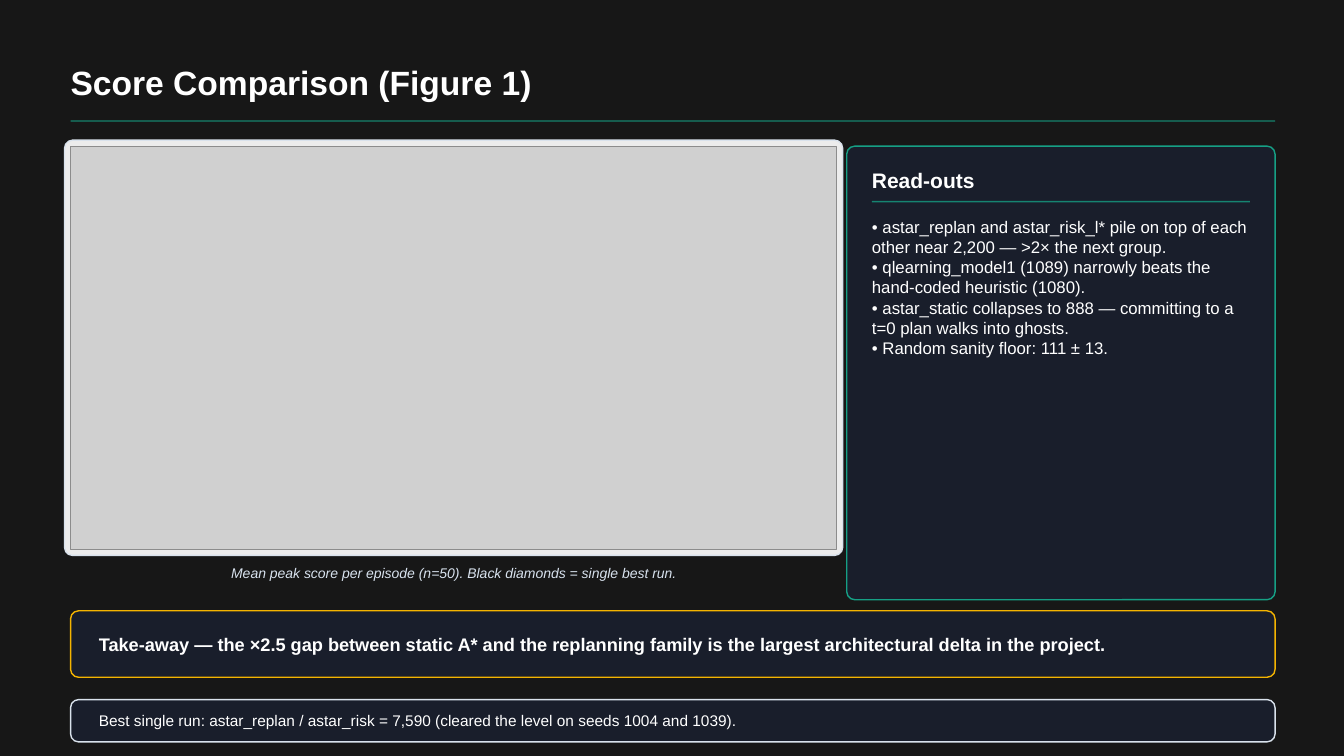
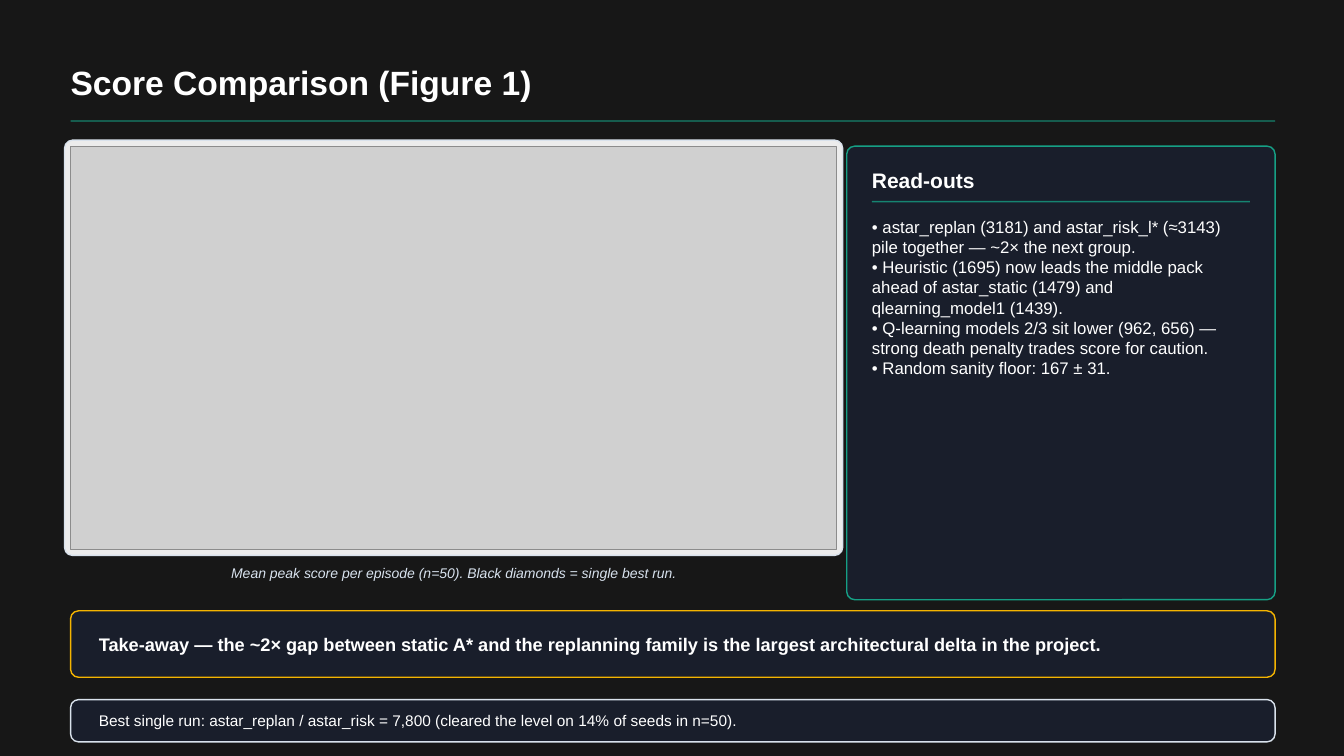
Before and after one commit to RichardFeng000/cs520-project, a slide deck: slide 4 of final_ppt/pacman_rl_final.pptx. Drawn at 1344x756 pixels with LibreOffice and Linux fonts; fonts in the diff are those of the drawing; grey boxes stand for pictures; background and template pictures are left out; a plain dark background stands for a picture behind light text. Boxes give left, top, right and bottom in pixels: in the first picture for what was removed or moved away, otherwise in the second. Text is boxed around its words. In the diff, an @@ line names an element or a change of style, - is before the commit and + after.

Commit message:
refresh final deck with notebook figures and updated stats
- swap fig01/03/05/07 in pacman_rl_final.pptx for the PNGs rendered
  inline by monte_carlo_analysis.ipynb after the per-agent death-policy
  re-eval (n=50, seed=1000)
- update headline numbers in build_ppt.js (mean scores, hazard ratios,
  best run, TTF) to match the new summary_n50_seed1000.json
- check the regenerated notebooks/figures/ PNGs into the repo

```diff
--- a/final_ppt/pacman_rl_final.pptx
+++ b/final_ppt/pacman_rl_final.pptx
@@ text at (872, 221, 1221, 378): text changed @@
-• astar_replan and astar_risk_l* pile on top of each other near 2,200 — >2× the next group.
-• qlearning_model1 (1089) narrowly beats the hand-coded heuristic (1080).
-• astar_static collapses to 888 — committing to a t=0 plan walks into ghosts.
-• Random sanity floor: 111 ± 13.
+• astar_replan (3181) and astar_risk_l* (≈3143) pile together — ~2× the next group.
+• Heuristic (1695) now leads the middle pack ahead of astar_static (1479) and qlearning_model1 (1439).
+• Q-learning models 2/3 sit lower (962, 656) — strong death penalty trades score for caution.
+• Random sanity floor: 167 ± 31.
@@ text at (99, 637, 1101, 655): text changed @@
-Take-away — the ×2.5 gap between static A* and the replanning family is the largest architectural delta in the project.
+Take-away — the ~2× gap between static A* and the replanning family is the largest architectural delta in the project.
@@ text at (99, 715, 736, 730): text changed @@
-Best single run: astar_replan / astar_risk = 7,590 (cleared the level on seeds 1004 and 1039).
+Best single run: astar_replan / astar_risk = 7,800 (cleared the level on 14% of seeds in n=50).
```
Also in this commit, not shown: 5 other slides changed, 11 other files.
